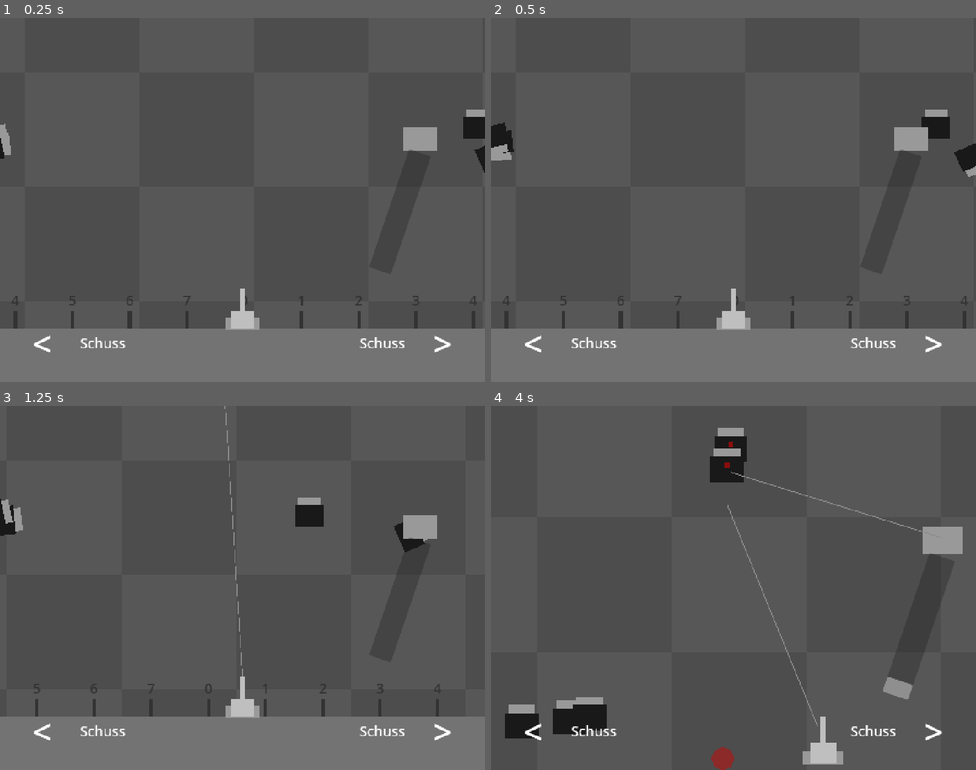
Above: before the commit, frames 1-4 (two rows, left to right).
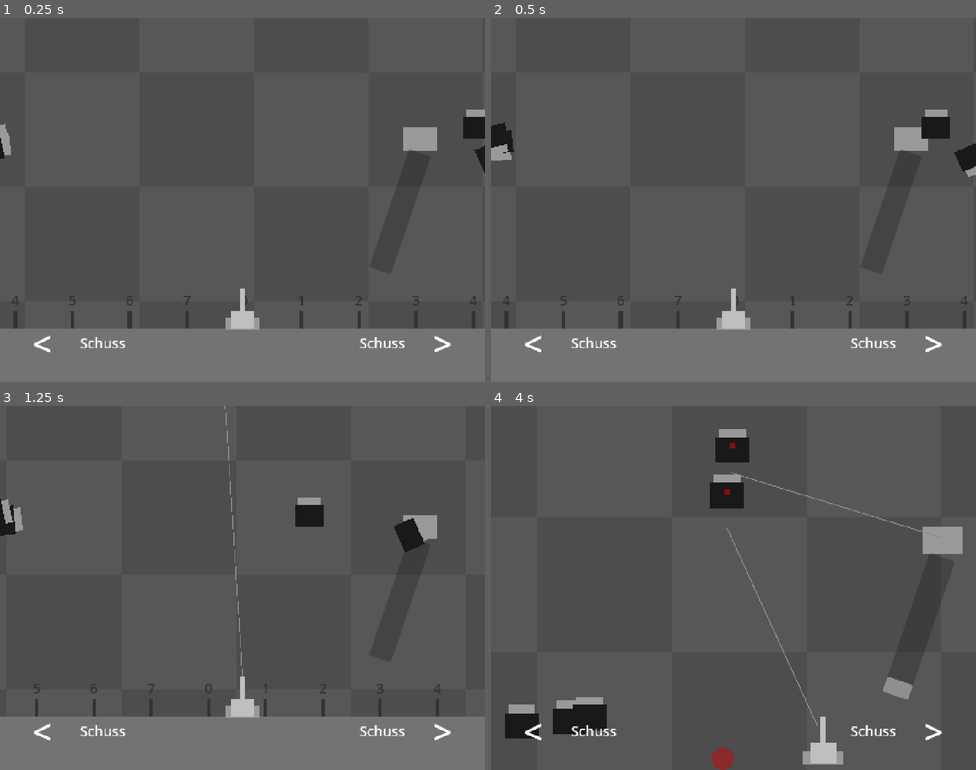
Above: after the commit, the same moments.

Repository: Philipp-Mallmann/fliegen-sind-aliens
Game: Godot game, scene res://szenen/spiel.tscn
The game is run twice, just before and just after one commit, with the same random seed, the same clock (stepped at 60 frames per second) and the same inputs.
Inputs:
- Up to frame 1 (0.25 s): no input
- Up to frame 2 (0.5 s): no input
- Up to frame 3 (1.25 s): hold D (rechts) from 0.53 s (still down); tap Space (schiessen) at 0.6 s
- Up to frame 4 (4 s): release D (rechts) at 1.28 s; hold A (links) 1.28-2.03 s; tap Space (schiessen) every 0.75 s from 1.35 to 3.6 s; hold D (rechts) 2.03-3.53 s; hold A (links) from 3.53 s (still down)

Frame 1 is identical in both runs. In frame 2, less than 0.1% of the frame differs, in the area x 88-91%, y 30-34%; in frame 3, 0.2%; in frame 4, 1.4%, in the area x 45-89%, y 6-88%.

Commit message:
Spass-Test 12: Seil-Fliegen aufrecht mit Faden durch die Mitte, Faecher in zwei versetzten Reihen
Co-Authored-By: Claude Opus 5.5 <noreply@anthropic.com>

Diff:
--- a/skripte/faecher.gd
+++ b/skripte/faecher.gd
@@ -10,7 +10,10 @@
 # Wie lange das Zusammenruecken und Schrumpfen dauert, in Sekunden. Lang heisst: man merkt es kaum.
 @export var gleitdauer: float = 1.5
 # Wie weit eine Fliege hoechstens ueber oder unter der Linie haengt, in Pixeln. Macht den Faecher natuerlicher.
-@export var hoehen_streuung: float = 60.0
+@export var hoehen_streuung: float = 30.0
+
+# Wie weit die untere Reihe unter der oberen haengt, in Pixeln. Die Fliegen haengen im Zickzack: abwechselnd oben und unten.
+@export var reihen_abstand: float = 90.0
 
 # Die Nadeln mit Fliege, die im Faecher haengen, von links nach rechts.
 var reihe: Array[Node2D] = []
@@ -53,10 +56,13 @@
 
 
 func groesse() -> float:
-	return minf(1.0, breite / (reihe.size() * abstand))
+	return minf(1.0, breite / (reihe.size() * abstand / 2.0))
 
 
 func platz(nadel: Node2D) -> Vector2:
 	var nummer: int = reihe.find(nadel)
 	var mitte: float = (reihe.size() - 1) / 2.0
-	return Vector2((nummer - mitte) * abstand * groesse(), versatz[nadel])
+	var unten: float = 0.0
+	if nummer % 2 == 1:
+		unten = reihen_abstand
+	return Vector2((nummer - mitte) * abstand / 2.0 * groesse(), unten + versatz[nadel])
--- a/skripte/nadel.gd
+++ b/skripte/nadel.gd
@@ -110,4 +110,3 @@
 		var fliege: Node2D = aufgespiesste[nummer]
 		var schritte: int = anzahl - 1 - nummer
 		fliege.global_position = $Oese.global_position + richtung * spiess_abstand * global_scale.x * schritte
-		fliege.global_rotation = richtung.angle() - PI / 2.0
--- a/szenen/fliege.tscn
+++ b/szenen/fliege.tscn
@@ -4,6 +4,7 @@
 [ext_resource type="AudioStream" path="res://assets/audio/sfx/summen.ogg" id="2_summen"]
 
 [node name="Fliege" type="Node2D" groups=["fliegen"]]
+z_index = 1
 script = ExtResource("1_fliege")
 
 [node name="Fluegel" type="ColorRect" parent="."]
--- a/szenen/hindernis.tscn
+++ b/szenen/hindernis.tscn
@@ -16,6 +16,7 @@
 color = Color(1, 0.85, 0, 0.15)
 
 [node name="Klotz" type="ColorRect" parent="."]
+z_index = 2
 offset_left = -100.0
 offset_top = -120.0
 offset_right = 100.0
@@ -23,7 +24,7 @@
 color = Color(0.45, 0.45, 0.45, 1)
 
 [node name="Warnung" type="Polygon2D" parent="."]
-z_index = 1
+z_index = 2
 position = Vector2(0, 80)
 color = Color(1, 0.85, 0, 1)
 polygon = PackedVector2Array(0, -50, 55, 45, -55, 45)
Not shown, changed: ERKLAERUNG.md
